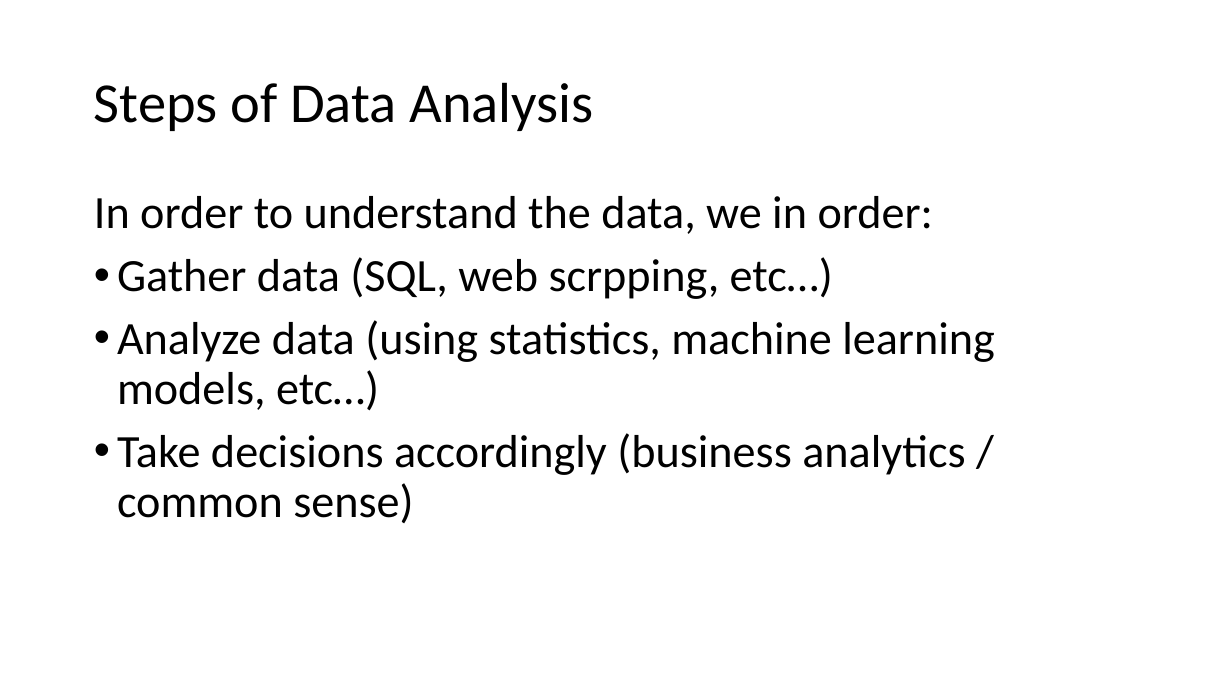
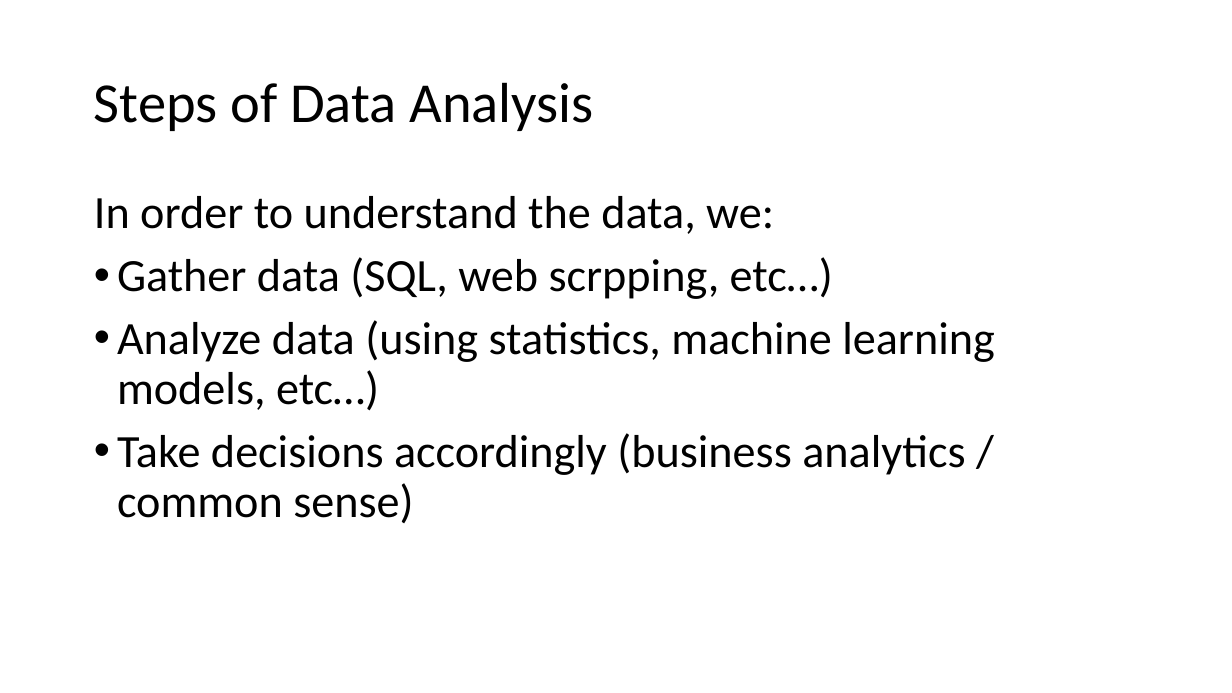
Before and after one commit to PRF-Development/DataAnalysisExtras, a slide deck: slide 5 of WhatIsDataAnalysis.pptx. Drawn at 1232x693 pixels with LibreOffice and Linux fonts; fonts in the diff are those of the drawing. Boxes give left, top, right and bottom in pixels: in the first picture for what was removed or moved away, otherwise in the second. Text is boxed around its words. In the diff, an @@ line names an element or a change of style, - is before the commit and + after.

```diff
--- a/WhatIsDataAnalysis.pptx
+++ b/WhatIsDataAnalysis.pptx
@@ text at (94,196,774,234): text changed @@
-In order to understand the data, we in order:
+In order to understand the data, we:
```
Also in this commit, not shown: 1 other slide changed.
